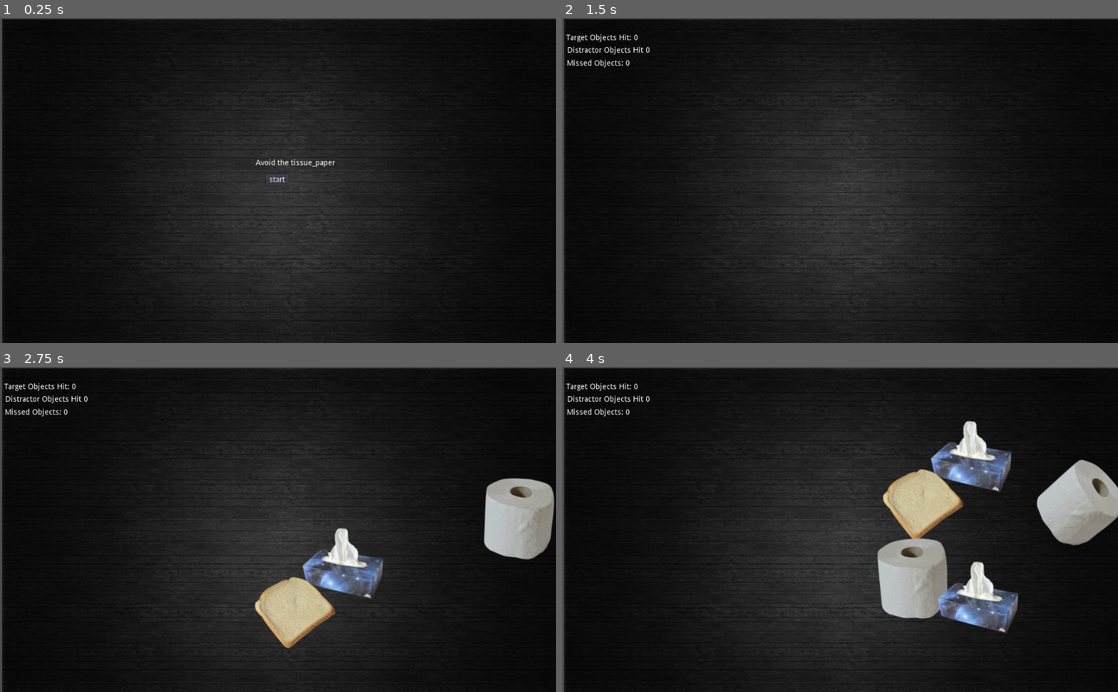
Above: before the commit, frames 1-4 (two rows, left to right).
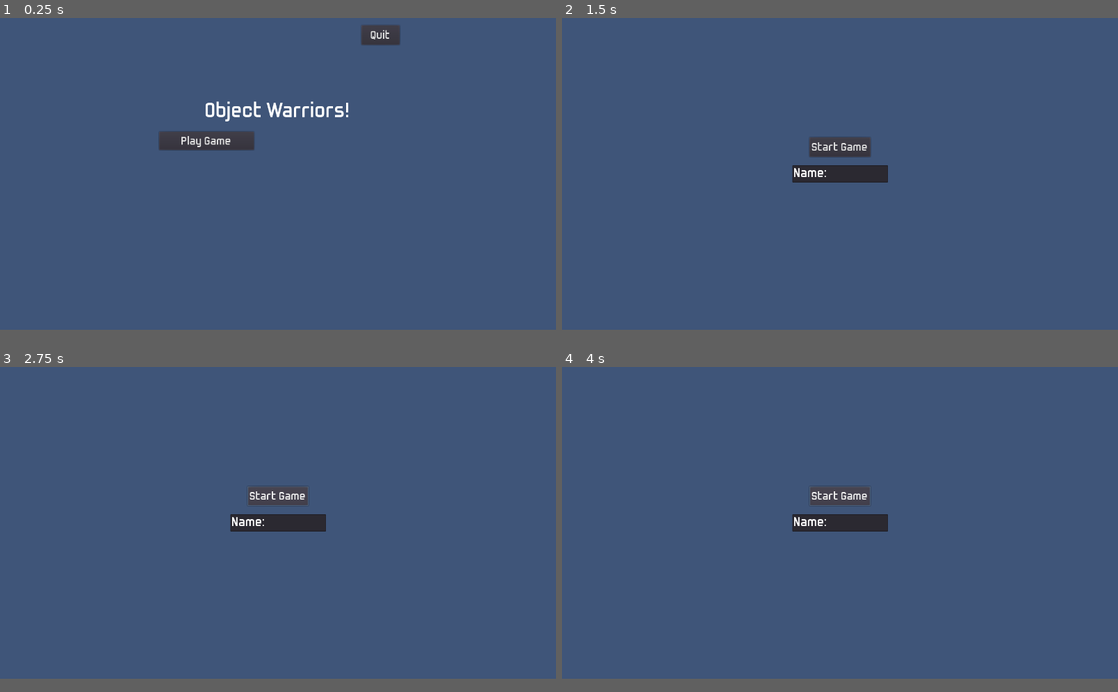
Above: after the commit, the same moments.

Repository: resquenazi/Object_Discrimination_Video_Game
Game: Godot game, scene res://Scenes/MainMenu.tscn
Same seed, same stepped clock (60 frames per second), same inputs: the game is played once before the commit and once after it. Before the commit the project starts from res://Scenes/Game.tscn.
Inputs (mouse positions are in pixels of both pictures, inside the frame that each line leads up to):
- Up to frame 1 (0.25 s): no input
- Up to frame 2 (1.5 s): click (840, 180) at 0.5 s, where only the run before the commit has a clickable "start"; click (767, 144) at 1.25 s, where only the run after the commit has a clickable "Play Game"
- Up to frame 3 (2.75 s): click (278, 500) at 2 s, where only the run after the commit has a clickable "Start Game"
- Up to frame 4 (4 s): click (840, 500) at 2.75 s, where only the run after the commit has a clickable "Start Game"; click (840, 500) at 3.5 s, where only the run after the commit has a clickable "Start Game"
In our replay, the window is 800x468 before the commit and 800x449 after it. These sizes can differ from the game's own. Grey fills any space a smaller window leaves; there, only what the larger window draws over its background counts as a difference.

The runs differ from the first frame. In frame 1, 96% of the frame differs, in the area x 0-100%, y 0-100%; in frame 2, 95%; in frame 3, 95%; in frame 4, 95%.
Error after the commit: Attempt to call function 'connect' in base 'null instance' on a null instance. (res://Scripts/UserInput.gd:7)

Commit message:
All changes from commit 75a15d2 in master branch. Main changes: GUI and main menu screens. created _save function to save user data

Diff:
--- a/Scenes/Game.tscn
+++ b/Scenes/Game.tscn
@@ -1,6 +1,5 @@
-[gd_scene load_steps=8 format=2]
+[gd_scene load_steps=7 format=2]
 
-[ext_resource path="res://Sprites/Background/059kcA.jpg" type="Texture" id=1]
 [ext_resource path="res://Scripts/Game.gd" type="Script" id=2]
 [ext_resource path="res://Scenes/TargetObjects.tscn" type="PackedScene" id=3]
 [ext_resource path="res://Scenes/DistractorObjects.tscn" type="PackedScene" id=4]
@@ -16,11 +15,6 @@
 script = ExtResource( 2 )
 TargetObjects = ExtResource( 3 )
 DistractorObjects = ExtResource( 4 )
-
-[node name="Background" type="Sprite" parent="."]
-position = Vector2( 514.017, 301.77 )
-scale = Vector2( 0.500725, 0.537127 )
-texture = ExtResource( 1 )
 
 [node name="TargetObjectsScoreLabel" type="Label" parent="."]
 anchor_top = 0.5
@@ -65,9 +59,9 @@
 }
 
 [node name="Menu" type="CenterContainer" parent="."]
-margin_left = -1.40283
+margin_left = 2.59717
 margin_top = 2.8844
-margin_right = 1021.6
+margin_right = 1025.6
 margin_bottom = 596.884
 __meta__ = {
 "_edit_use_anchors_": false
@@ -96,6 +90,17 @@
 shape = SubResource( 2 )
 
 [node name="CursorTrail" parent="." instance=ExtResource( 5 )]
+
+[node name="ColorRect" type="ColorRect" parent="."]
+show_behind_parent = true
+margin_left = 2.0
+margin_top = -1.0
+margin_right = 1024.0
+margin_bottom = 597.0
+color = Color( 0.25098, 0.337255, 0.478431, 1 )
+__meta__ = {
+"_edit_use_anchors_": false
+}
 [connection signal="pressed" from="Menu/Start" to="." method="_on_Start_pressed"]
 [connection signal="timeout" from="TargetObjectsTimer" to="." method="_on_TargetObjectsTimer_timeout"]
 [connection signal="timeout" from="DistractorObjectsTimer" to="." method="_on_DistractorObjectsTimer_timeout"]
--- a/Scenes/MainMenu.tscn
+++ b/Scenes/MainMenu.tscn
@@ -1,6 +1,7 @@
-[gd_scene load_steps=6 format=2]
+[gd_scene load_steps=7 format=2]
 
 [ext_resource path="res://Fonts/TrulyMadlyDpad-a72o.ttf" type="DynamicFontData" id=1]
+[ext_resource path="res://Scripts/MainMenu.gd" type="Script" id=2]
 
 [sub_resource type="DynamicFontData" id=1]
 font_path = "res://Fonts/TrulyMadlyDpad-a72o.ttf"
@@ -20,6 +21,7 @@
 [node name="MainMenu" type="Control"]
 anchor_right = 1.0
 anchor_bottom = 1.0
+script = ExtResource( 2 )
 __meta__ = {
 "_edit_use_anchors_": false
 }
--- a/Scenes/UserInput.tscn
+++ b/Scenes/UserInput.tscn
@@ -1,6 +1,7 @@
-[gd_scene load_steps=5 format=2]
+[gd_scene load_steps=6 format=2]
 
 [ext_resource path="res://Fonts/TrulyMadlyDpad-a72o.ttf" type="DynamicFontData" id=1]
+[ext_resource path="res://Scripts/UserInput.gd" type="Script" id=2]
 
 [sub_resource type="DynamicFont" id=1]
 font_data = ExtResource( 1 )
@@ -16,6 +17,7 @@
 [node name="PlayerInput" type="Control"]
 anchor_right = 1.0
 anchor_bottom = 1.0
+script = ExtResource( 2 )
 __meta__ = {
 "_edit_use_anchors_": false
 }
@@ -49,9 +51,9 @@
 text = "Name:"
 
 [node name="Start Game" type="Button" parent="."]
-margin_left = 436.0
-margin_top = 339.0
-margin_right = 575.0
-margin_bottom = 387.0
+margin_left = 608.0
+margin_top = 294.0
+margin_right = 758.0
+margin_bottom = 342.0
 custom_fonts/font = SubResource( 3 )
 text = "Start Game"
--- a/Scripts/DistractorObjects.gd
+++ b/Scripts/DistractorObjects.gd
@@ -1,7 +1,7 @@
 extends RigidBody2D
 
 var pos
-var w = 80
+var w = 100
 var mousePos = Vector2()
 var jump = randi()%50+250
 var dir = randi()%200-50
@@ -25,6 +25,6 @@
 		and mousePos.y <= pos.y + w:
 				get_parent().distractorObjectsPoints += 1
 				queue_free()
-	if global_position.y > 500:
+	if global_position.y > 600:
 		get_parent().fallingObjects +=1
 		queue_free() #clear cache
--- a/Scripts/Game.gd
+++ b/Scripts/Game.gd
@@ -33,7 +33,7 @@
 
 	# determine when game ends
 	if start and !end:
-		if fallingObjects >= 4:
+		if fallingObjects >= 10:
 			end = true
 		if targetObjectsPoints > cDif:
 			cDif += 10
@@ -45,6 +45,7 @@
 	# end text
 	else:
 		$GameOver.set_text("Game Over!")
+		_save()
 
 ## instance scenes
 func _on_Start_pressed():
@@ -59,17 +60,29 @@
 func _on_TargetObjectsTimer_timeout():
 	if !end:
 		var t = TargetObjects.instance()
-		t.global_position = Vector2(randi()%900+100, 500)
+		t.global_position = Vector2(randi()%900+100, 600) #Vector2(#,#) controls x & y start positions of objects
 		add_child(t)
 	else:
-		#$final.play()
 		$TargetObjectsTimer.stop()
 
 func _on_DistractorObjectsTimer_timeout():
 	if !end:
 		var d = DistractorObjects.instance()
-		d.global_position = Vector2(randi()%900+100, 500)
+		d.global_position = Vector2(randi()%900+100, 600) #Vector2(#,#) controls x & y start positions of objects
 		add_child(d)
 	else:
-		#$final.play()
 		$DistractorObjectsTimer.stop()
+
+func _save():
+	# Create an empty string to hold the information
+	var data = ""
+	data += "Target_Objects_Points: " + str(targetObjectsPoints)
+	data += "\n"
+	data += "Distractor_Objects_Points " + str(distractorObjectsPoints)
+	data += "\n"
+	data += "Missed_Objects: " + str(fallingObjects)
+	var new_file = File.new()
+	new_file.open("res://savegame.txt", File.WRITE)
+	# Store the data and close the file
+	new_file.store_line(data)
+	new_file.close()
--- /dev/null
+++ b/Scripts/MainMenu.gd
@@ -0,0 +1,12 @@
+extends Control
+
+func _ready():
+	$PlayGame.connect("pressed", self, "PlayGame")
+	$Quit.connect("pressed", self, "Quit")
+
+func PlayGame():
+	get_tree().change_scene("res://Scenes/UserInput.tscn")
+
+
+func Quit():
+	get_tree().quit()
--- a/Scripts/TargetObjects.gd
+++ b/Scripts/TargetObjects.gd
@@ -1,7 +1,7 @@
 extends RigidBody2D
 
 var pos
-var w = 80
+var w = 100
 var mousePos = Vector2()
 var jump = randi()%50+250
 var dir = randi()%200-50
@@ -24,6 +24,6 @@
 		and mousePos.y <= pos.y + w:
 				get_parent().targetObjectsPoints += 1
 				queue_free()
-	if global_position.y > 500:
+	if global_position.y > 600:
 		get_parent().fallingObjects +=1
 		queue_free() #clear cache
--- /dev/null
+++ b/Scripts/UserInput.gd
@@ -0,0 +1,15 @@
+extends Control
+
+var playername
+
+# Called when the node enters the scene tree for the first time.
+func _ready():
+	$StartGame.connect("pressed", self, "StartGame")
+
+
+func StartGame():
+	get_tree().change_scene("res://Scenes/Game.tscn")
+
+func _onLineEdittextentered(newtext):
+	playername = newtext
+	print(playername)
--- a/project.godot
+++ b/project.godot
@@ -16,12 +16,17 @@
 [application]
 
 config/name="Fruit Ninja Remake"
-run/main_scene="res://Scenes/Game.tscn"
+run/main_scene="res://Scenes/MainMenu.tscn"
 config/icon="res://icon.png"
 
 [autoload]
 
 Global="*res://Scripts/Global.gd"
+
+[display]
+
+window/size/width=1366
+window/size/height=768
 
 [input]
 
